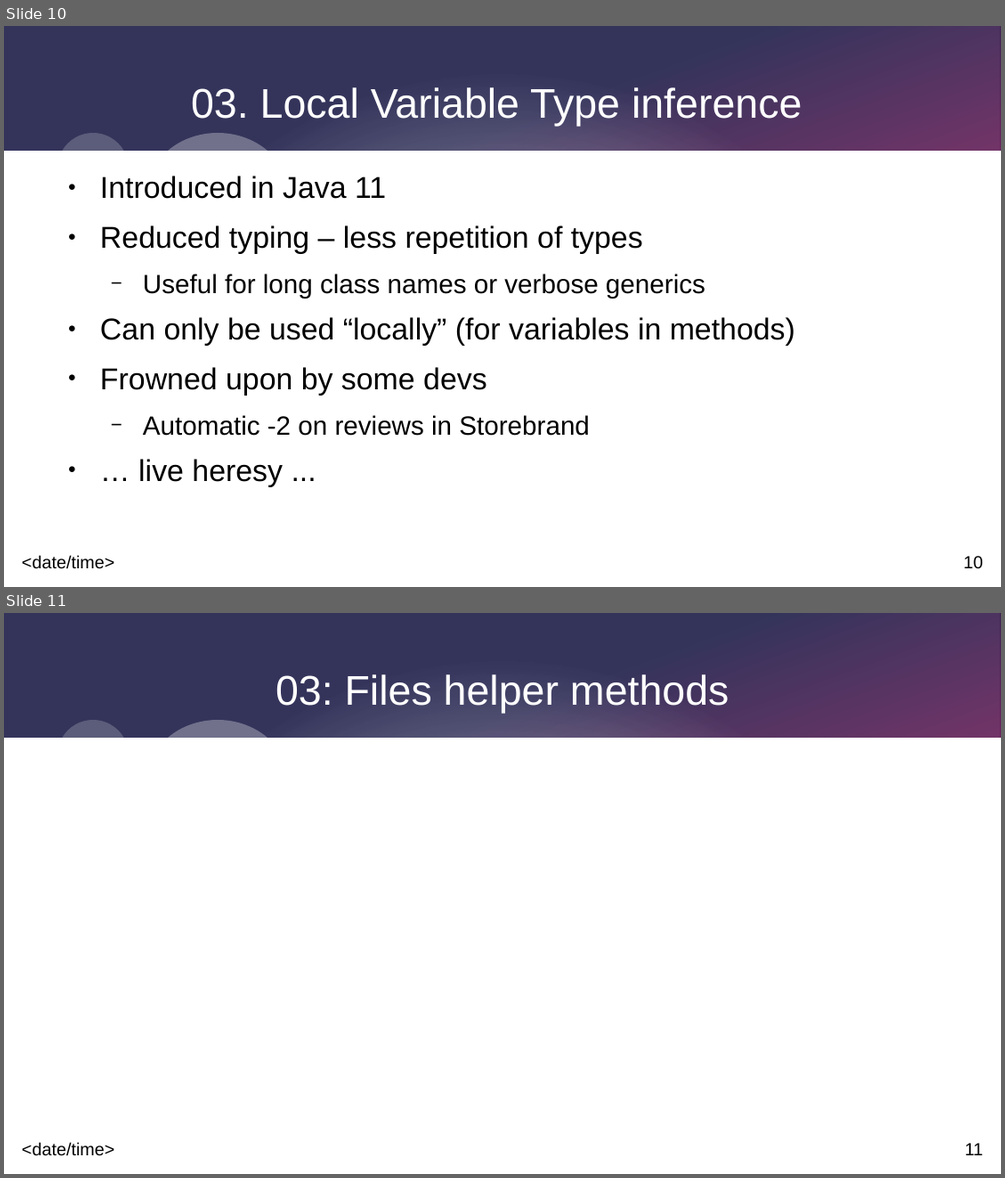
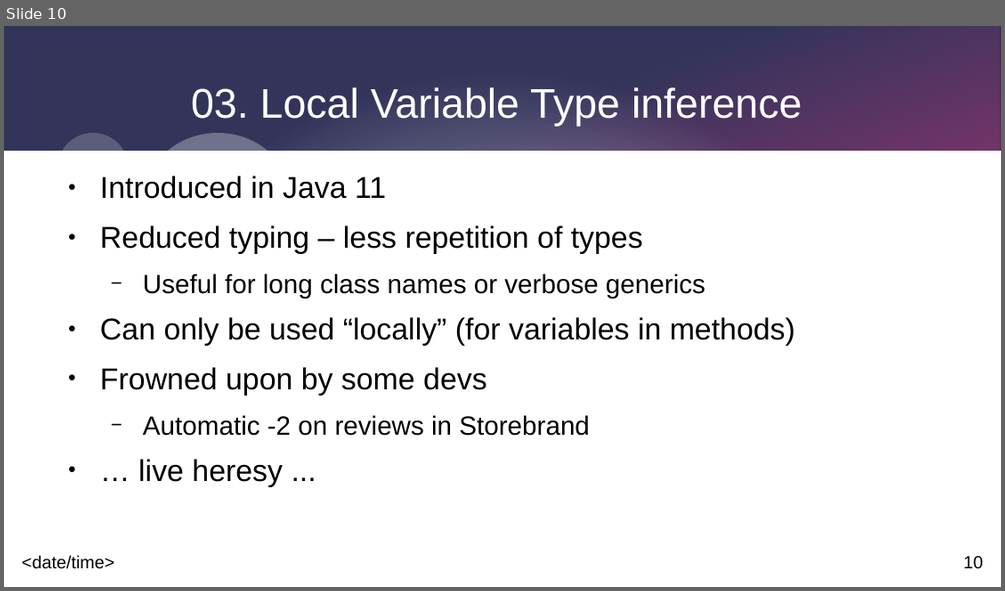
Before and after one commit to johnnyegel/Talk_JavaLatestAndGreatest, a slide deck: Presentation/JavaLatestAndGreatest.odp. Shown one above the other, each under a label of ours: slides 10 and 11 before the commit, slide 10 after it. The pictures are 1005x1178 and 1005x591 pixels, drawn with LibreOffice and Linux fonts; fonts in the diff are those of the drawing. Boxes give left, top, right and bottom in pixels: in the first picture for what was removed or moved away, otherwise in the second. Text is boxed around its words. In the diff, an @@ line names an element or a change of style, - is before the commit and + after.

```diff
--- a/Presentation/JavaLatestAndGreatest.odp
+++ b/Presentation/JavaLatestAndGreatest.odp
@@ slide 11 removed at <box>4,613,1001,1174</box>, background #FFFFFF; not listed: 9 template elements that a slide beside it also shows @@
@@ title removed at <box>275,674,728,713</box> @@
-03: Files helper methods
```
Also in this commit, not shown: 1 slide added, 3 other files.
